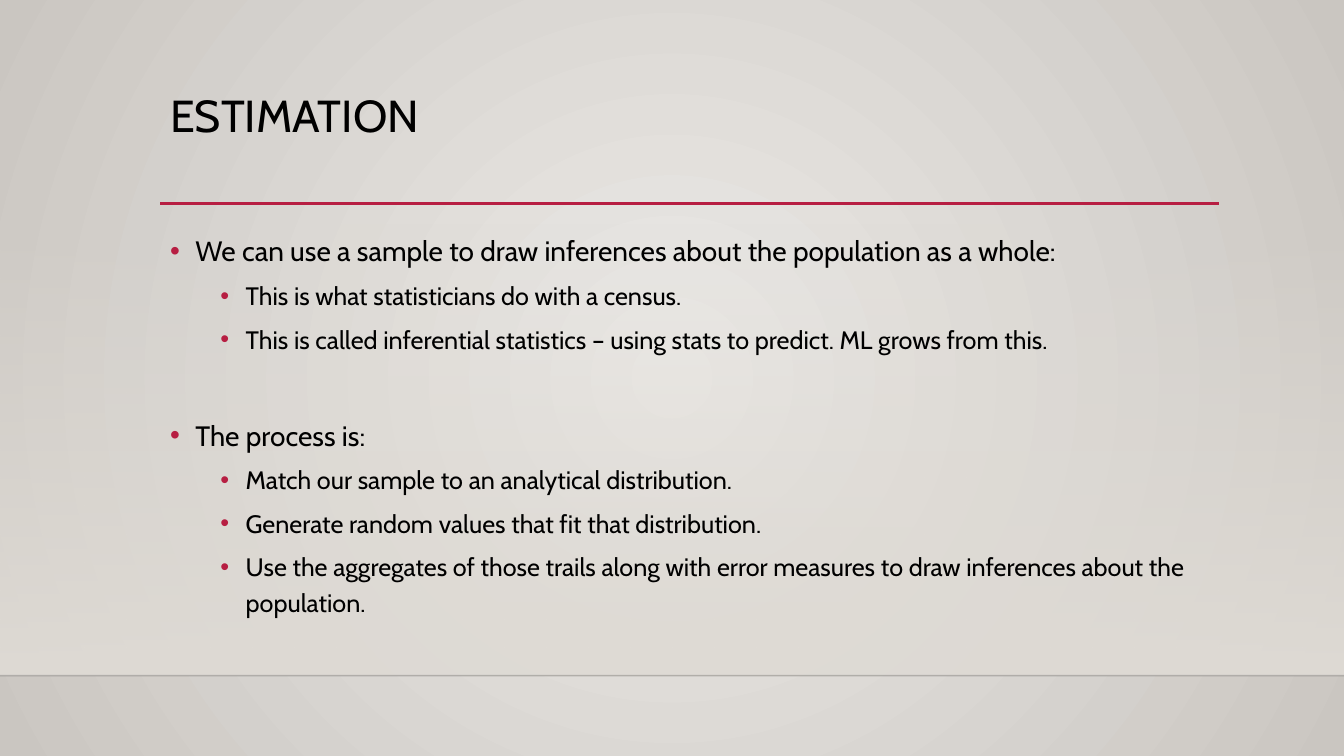
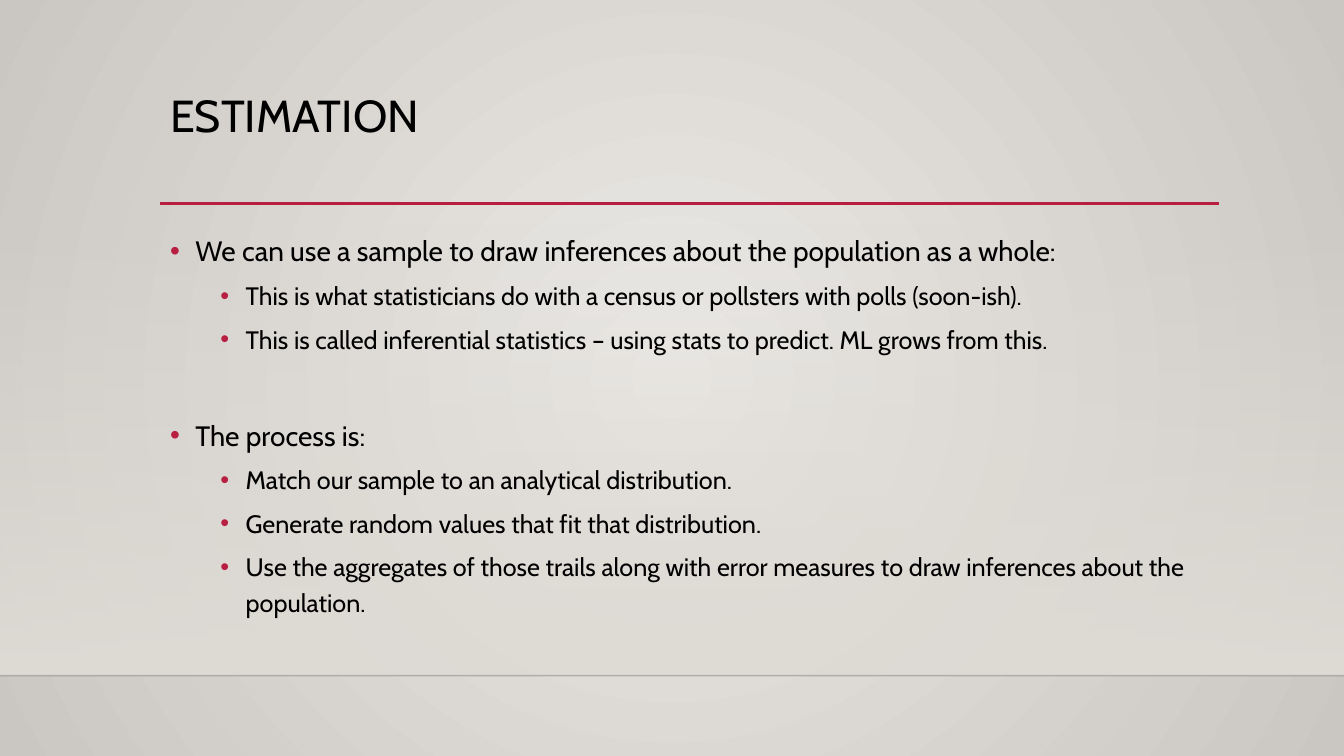
Before and after one commit to AkeemSemper/Basic_Stats_in_Python_Student_Workbooks, a slide deck: slide 6 of reference_material/slides/016_Sampling_Estimation.pptx (slide 3 before the commit). Drawn at 1344x756 pixels with LibreOffice and Linux fonts; fonts in the diff are those of the drawing; background and template pictures are left out. Boxes give left, top, right and bottom in pixels: in the first picture for what was removed or moved away, otherwise in the second. Text is boxed around its words. In the diff, an @@ line names an element or a change of style, - is before the commit and + after.

```diff
--- a/reference_material/slides/016_Sampling_Estimation.pptx
+++ b/reference_material/slides/016_Sampling_Estimation.pptx
@@ text at (x1=246, y1=286, x2=1021, y2=311): text changed @@
-  • This is what statisticians do with a census.
+  • This is what statisticians do with a census or pollsters with polls (soon-ish).
```
Also in this commit, not shown: 3 other slides changed, 6 slides added, 1 slide removed, 12 other files.
